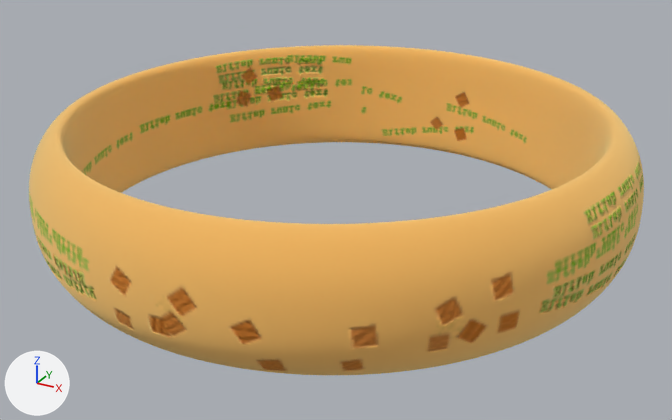
Renders of the glTF model ring.gltf from each side of a commit.
Before and after are seen from a 50 mm lens placed at (24.8, -43.4, 25.1), pointed at (0.8, 0.2, 3.3). The lights are fixed; the arrows at lower left show +X, +Y and +Z.

Names of what the first picture shows: 'кОЛЬЦО'.
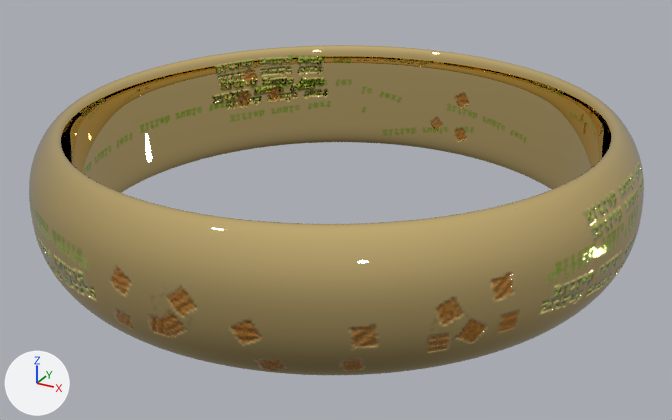
Location of each change, [x1, y1, x2, y2] in pixels of the pictures (672 x 420 px):
'кОЛЬЦО', surface changed (orange to yellow): [29, 45, 644, 375] in both

The change, as a diff of the scene's bpy script:
```diff
--- a/ring.gltf.py
+++ b/ring.gltf.py
@@ mat_ring @@
 n2.image = img_gltf_4isyi_defaultmaterial_basecolor_1001
+n7 = _N.new('ShaderNodeMath'); n7.name = 'Math'
+n7.operation = 'MULTIPLY'
+n7.inputs[1].default_value = 0.0104  # 'Value'
 n3 = _N.new('ShaderNodeSeparateColor'); n3.name = 'Separate Color'
@@ mat_ring @@
 n0 = _N.new('ShaderNodeBsdfPrincipled'); n0.name = 'Principled BSDF'
 _L.new(n3.outputs[2], n0.inputs[1])  # 'Blue' to 'Metallic'
-_L.new(n3.outputs[1], n0.inputs[2])  # 'Green' to 'Roughness'
 _L.new(n4.outputs[0], n3.inputs[0])  # 'Color' to 'Color'
@@ mat_ring @@
 _L.new(n6.outputs[0], n5.inputs[1])  # 'Color' to 'Color'
+_L.new(n7.outputs[0], n0.inputs[2])  # 'Value' to 'Roughness'
+_L.new(n3.outputs[1], n7.inputs[0])  # 'Green' to 'Value'
```
